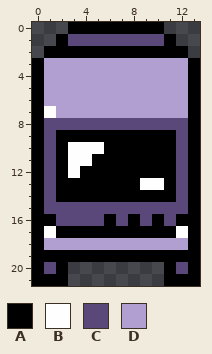
Edited in one commit: pixel-art sprite (assets/sprites/tv.png). Above is the file before it was changed.
The file is 14x22 pixels.
Palette (. is transparent): A #000000  B #fefeff  C #5a487b  D #b19fd2
Pixels before, first column x 0:
 0 ...AAAAAAAA...
 1 ..ACCCCCCCCA..
 2 .AAAAAAAAAAAA.
 3 ADDDDDDDDDDDDA
 4 ADDDDDDDDDDDDA
 5 ADDDDDDDDDDDDA
 6 ADDDDDDDDDDDDA
 7 ABDDDDDDDDDDDA
 8 ACCCCCCCCCCCCA
 9 ACAAAAAAAAAACA
10 ACABBBAAAAAACA
11 ACABBAAAAAAACA
12 ACABAAAAAAAACA
13 ACAAAAAAABBACA
14 ACAAAAAAAAAACA
15 ACCCCCCCCCCCCA
16 AACCCCACACACAA
17 ABAAAAAAAAAABA
18 ADDDDDDDDDDDDA
19 AAAAAAAAAAAAAA
20 ACA........ACA
21 AAA........AAA
And afterwards:
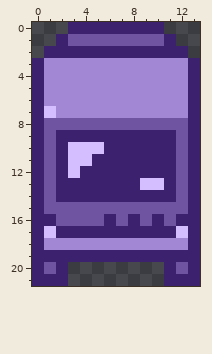
Changes in this commit:
Colour A changes from #000000 to #3c226e.
Colour B changes from #fefeff to #d4beff.
Colour C changes from #5a487b to #6f55a1.
Colour D changes from #b19fd2 to #a288d4.
